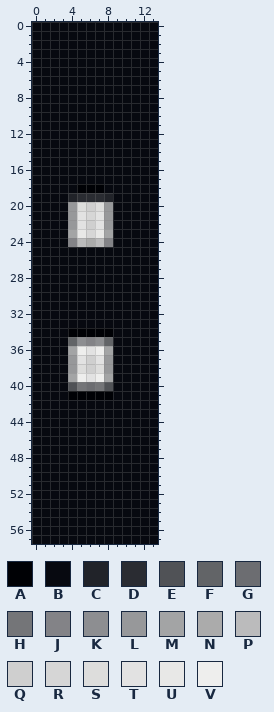
Two versions of one pixel-art sprite, Tabata Samsung/Tabata Gear 2/Tabata/img/tabata/14x58/slash.png. Above: the version before the commit.
The file is 14x58 pixels. Colours within 5 levels of each other are drawn and written as one.
Palette (. is transparent): A #000105  B #070910  C #212329  D #2a2c32  E #505256  F #626467  G #6c6d71  H #747578  J #838387  K #8d8e91  L #97989a  M #a3a4a5  N #ababab  P #bbbbbc  Q #cfcfcf  R #d6d6d6  S #dddddc  T #e2e2e2  U #e8e8e7  V #eeeeed
Pixels before, first column x 0:
 0 BBBBBBBBBBBBBB
 1 BBBBBBBBBBBBBB
 2 BBBBBBBBBBBBBB
 3 BBBBBBBBBBBBBB
 4 BBBBBBBBBBBBBB
 5 BBBBBBBBBBBBBB
 6 BBBBBBBBBBBBBB
 7 BBBBBBBBBBBBBB
 8 BBBBBBBBBBBBBB
 9 BBBBBBBBBBBBBB
10 BBBBBBBBBBBBBB
11 BBBBBBBBBBBBBB
12 BBBBBBBBBBBBBB
13 BBBBBBBBBBBBBB
14 BBBBBBBBBBBBBB
15 BBBBBBBBBBBBBB
16 BBBBBBBBBBBBBB
17 BBBBBBBBBBBBBB
18 BBBBBAAABBBBBB
19 BBBBCDDDCBBBBB
20 BBBBLSQSLBBBBB
21 BBBBLTRTLBBBBB
22 BBBBLTQTLBBBBB
23 BBBBMURUMBBBBB
24 BBBBJPNPJBBBBB
25 BBBBBBBBBBBBBB
26 BBBBBBBBBBBBBB
27 BBBBBBBBBBBBBB
28 BBBBBBBBBBBBBB
29 BBBBBBBBBBBBBB
30 BBBBBBBBBBBBBB
31 BBBBBBBBBBBBBB
32 BBBBBBBBBBBBBB
33 BBBBBBBBBBBBBB
34 BBBBAAAAABBBBB
35 BBBBFKJKFBBBBB
36 BBBBMVTVMBBBBB
37 BBBBLTQTLBBBBB
38 BBBBLSQSLBBBBB
39 BBBBMVTVMBBBBB
40 BBBBEHGHEBBBBB
41 BBBBAAAAABBBBB
42 BBBBBBBBBBBBBB
43 BBBBBBBBBBBBBB
44 BBBBBBBBBBBBBB
45 BBBBBBBBBBBBBB
46 BBBBBBBBBBBBBB
47 BBBBBBBBBBBBBB
48 BBBBBBBBBBBBBB
49 BBBBBBBBBBBBBB
50 BBBBBBBBBBBBBB
51 BBBBBBBBBBBBBB
52 BBBBBBBBBBBBBB
53 BBBBBBBBBBBBBB
54 BBBBBBBBBBBBBB
55 BBBBBBBBBBBBBB
56 BBBBBBBBBBBBBB
57 BBBBBBBBBBBBBB
After:
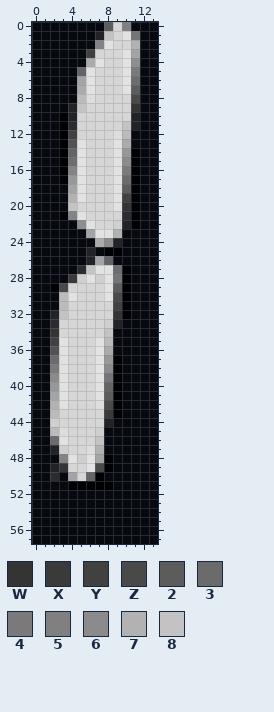
Colours new in this view: W #343434  X #3a3a3a  Y #414141  Z #494949  2 #5c5c5c  3 #6b6b6b  4 #7a7a7a  5 #808080  6 #8b8b8b  7 #b2b2b2  8 #c3c3c3
The edit:
y 0: x 8..10 BBB -> 2R5
y 1: x 7..11 BBBBB -> C8RTH
y 2: x 7..11 BBBBB -> JTRR7
y 3: x 6..11 BBBBBB -> YRRRTM
y 4: x 6..11 BBBBBB -> NTRRTK
y 5: x 5..11 BBBBBBB -> FTRRRT4
y 6: x 5..11 BBBBBBB -> MTRRRTG
y 7: x 5..11 BBBBBBB -> NTRRRT2
y 8: x 5..11 BBBBBBB -> PSRRRRZ
y 9: x 4..11 BBBBBBBB -> C8RRRRRW
y 10: x 3..11 BBBBBBBBB -> ACRRRRRRC
y 11: x 3..11 BBBBBBBBB -> ADRRRRR8C
y 12: x 3..10 BBBBBBBB -> AYRRRRSP
y 13: x 3..10 BBBBBBBB -> AETRRRTN
y 14: x 3..11 BBBBBBBBB -> AFTRRRTLA
y 15: x 3..11 BBBBBBBBB -> AGTRRRT6A
y 16: x 3..11 BBBBBBBBB -> AJTRRRT4A
y 17: x 3..11 BBBBBBBBB -> ALTRRRT3A
y 18: x 4..11 BAAABBBB -> MTRRRT2A
y 19: x 4..11 CDDDCBBB -> 7TRRRTYA
y 20: x 4..11 LSQSLBBB -> 8RRRRTWA
y 21: x 3..4 BL -> AJ; x 7..11 TLBBB -> RRRDA
y 22: x 4..11 LTQTLBBB -> BKTRRQCA
y 23: x 4..9 MURUMB -> BBMTT7
y 24: x 4..9 JPNPJB -> BBBN6C
y 25: x 6 B -> C; x 8..9 BB -> AA
y 26: x 6..8 BBB -> CMF
y 27: x 5..10 BBBBBB -> D8TTGA
y 28: x 4..10 BBBBBBB -> XQTQTHA
y 29: x 2..10 BBBBBBBBB -> AZRRRRT2A
y 30: x 3..10 BBBBBBBB -> PTRRRTZA
y 31: x 3..10 BBBBBBBB -> PRRRRRYA
y 32: x 2..10 BBBBBBBBB -> C8RRRRRWA
y 33: x 2..9 BBBBBBBB -> DRRRRRQC
y 34: x 2..8 BBAAAAA -> WRRRRR8
y 35: x 2..8 BBFKJKF -> YTRRRTP
y 36: x 2..8 BBMVTVM -> ETRRRTN
y 37: x 2..6 BBLTQ -> 3TRRR; x 9 B -> A
y 38: x 2..9 BBLSQSLB -> 4TRRRT6A
y 39: x 2..9 BBMVTVMB -> 6TRRRTHA
y 40: x 2..9 BBEHGHEB -> LTRRRTFA
y 41: x 2..9 BBAAAAAB -> MTRRRT2A
y 42: x 2..9 BBBBBBBB -> 7TRRRSZA
y 43: x 2..9 BBBBBBBB -> PRRRRRXA
y 44: x 2..8 BBBBBBB -> QRRRRRC
y 45: x 2..7 BBBBBB -> PSRRRQ
y 46: x 2..7 BBBBBB -> 3TRRR8
y 47: x 2..7 BBBBBB -> CQRRS7
y 48: x 3..8 BBBBBB -> JTQTMA
y 49: x 2..8 BBBBBBB -> CWRRTZA
y 50: x 2 B -> D; x 4..7 BBBB -> MRFA
y 51: x 4..8 BBBBB -> AAAAA
